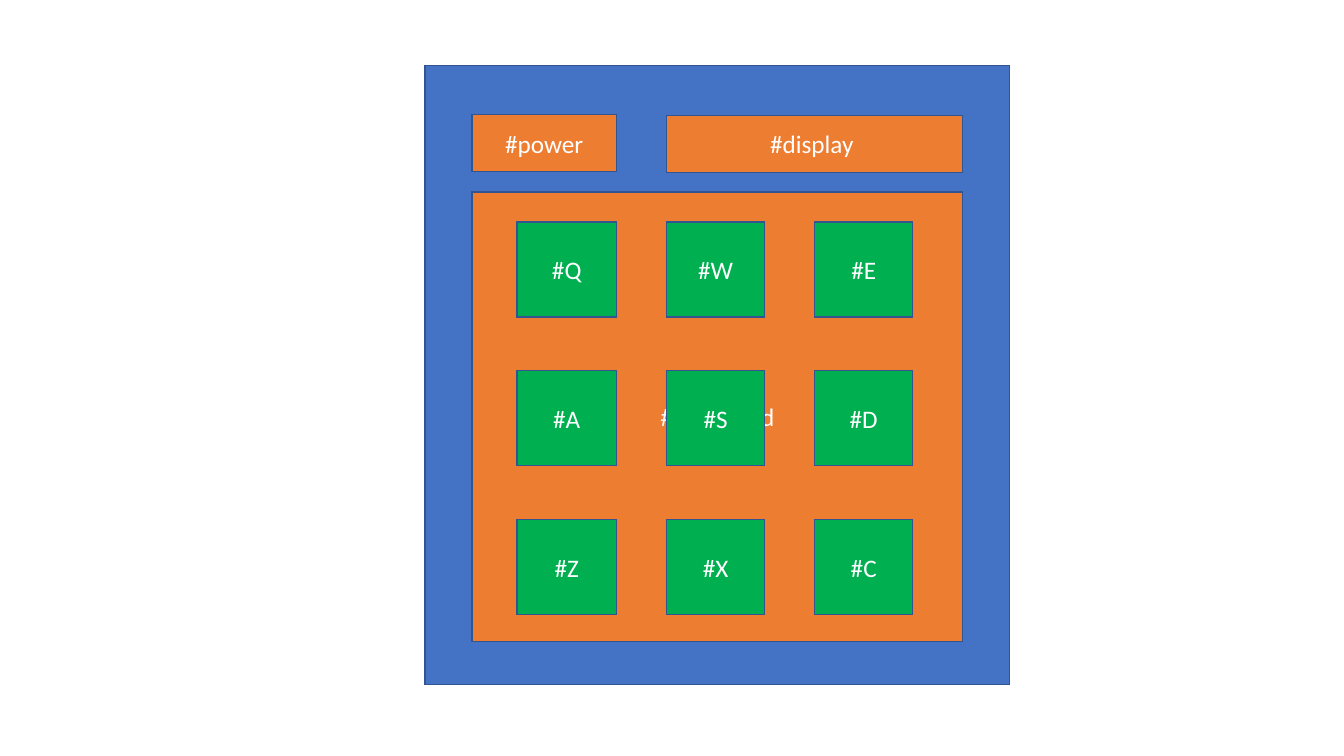
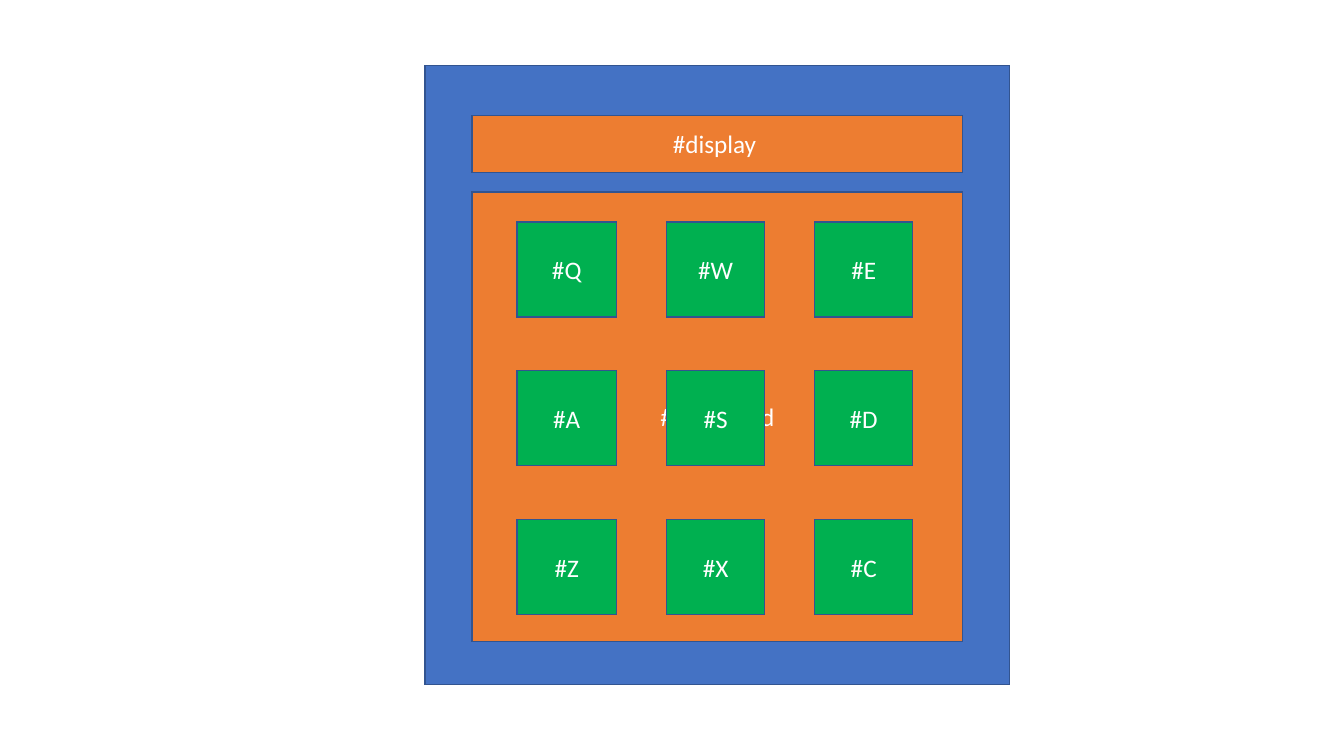
Before and after one commit to picklu/drum-machine, a slide deck: slide 3 of ui_drum_machine.pptx. Drawn at 1344x756 pixels with LibreOffice and Linux fonts; fonts in the diff are those of the drawing. Boxes give left, top, right and bottom in pixels: in the first picture for what was removed or moved away, otherwise in the second. Text is boxed around its words. In the diff, an @@ line names an element or a change of style, - is before the commit and + after.

Commit message:
Update ui_drum_machine.pptx removing power component

```diff
--- a/ui_drum_machine.pptx
+++ b/ui_drum_machine.pptx
@@ rectangle "#display": place and size @@
-rectangle "#display" at bbox=[666, 115, 963, 172]
+rectangle "#display" at bbox=[472, 115, 963, 172]
@@ rectangle removed at bbox=[472, 115, 617, 172] @@
-#power
```
Also in this commit, not shown: 1 other slide changed.
